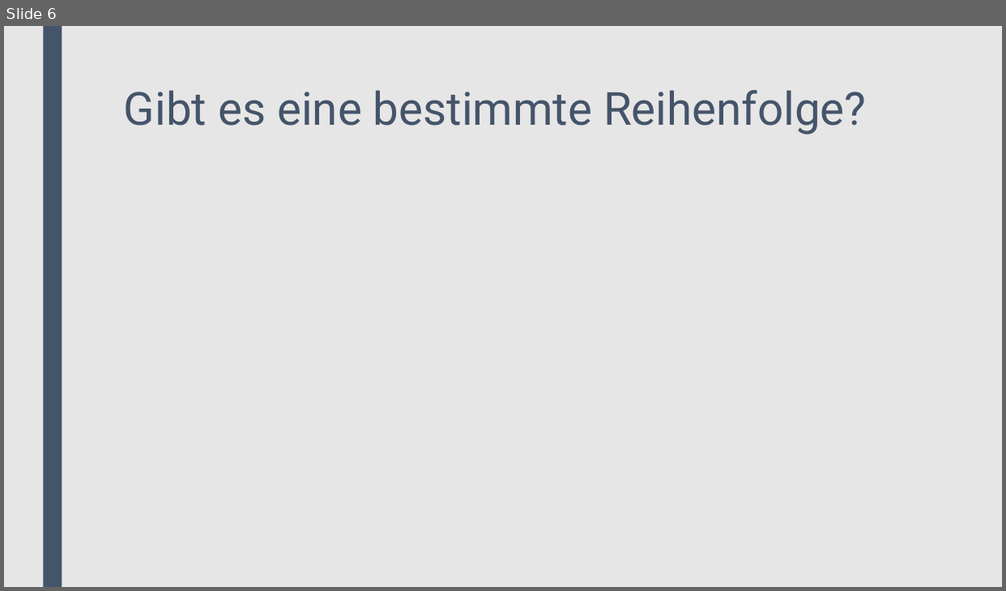
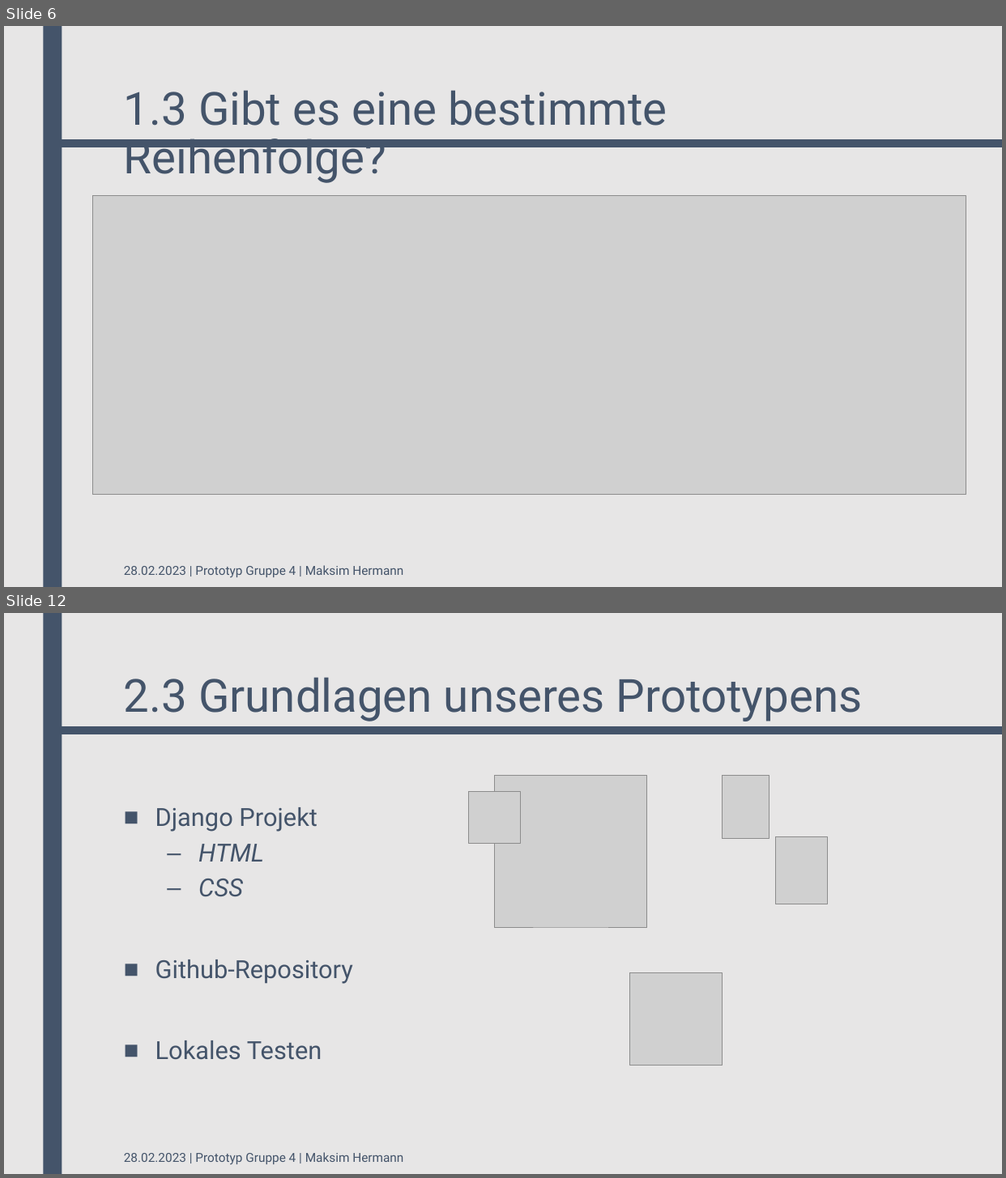
Before and after one commit to xannywise/StaffManagementTool, a slide deck: 02_Milensteine/Meilenstein III/Gruppe3_MeilensteinIII_Prototyp.pptx. Shown one above the other, each under a label of ours: slide 6 before the commit, slides 6 and 12 after it; the slides between them are not shown. The pictures are 1006x591 and 1006x1178 pixels, drawn with LibreOffice and Linux fonts; fonts in the diff are those of the drawing; grey boxes stand for pictures. Boxes give left, top, right and bottom in pixels: in the first picture for what was removed or moved away, otherwise in the second. Text is boxed around its words. In the diff, an @@ line names an element or a change of style, - is before the commit and + after.

Commit message:
Maksim - Meilenstein III update

```diff
--- a/02_Milensteine/Meilenstein III/Gruppe3_MeilensteinIII_Prototyp.pptx
+++ b/02_Milensteine/Meilenstein III/Gruppe3_MeilensteinIII_Prototyp.pptx
@@ slide 12 added at bbox=[4, 613, 1002, 1174], background #E7E6E6; not listed: 1 template element that a slide beside it also shows @@
@@ title added at bbox=[124, 677, 863, 722], 44 pt, text #44546A @@
+2.3 Grundlagen unseres Prototypens
@@ rectangle added at bbox=[57, 727, 1002, 734], fill #44546A, outline #44546A 2.75 pt @@
@@ picture added at bbox=[495, 776, 647, 927] @@
@@ picture added at bbox=[722, 776, 769, 839] @@
@@ picture added at bbox=[469, 792, 521, 844] @@
@@ text added at bbox=[155, 807, 353, 1060], 24 pt, text #44546A @@
+■ Django Projekt
+  – HTML
+  – CSS
+■ Github-Repository
+■ Lokales Testen
@@ picture added at bbox=[776, 837, 828, 904] @@
@@ picture added at bbox=[630, 973, 722, 1065] @@
@@ text added at bbox=[124, 1152, 403, 1165], 12 pt, text #44546A @@
+28.02.2023 | Prototyp Gruppe 4 | Maksim Hermann
@@ slide 6 changed as well @@
@@ title at bbox=[124, 90, 667, 183]: text changed @@
-Gibt es eine bestimmte Reihenfolge?
+1.3 Gibt es eine bestimmte Reihenfolge?
@@ rectangle added at bbox=[57, 140, 1002, 147], fill #44546A, outline #44546A 2.75 pt @@
@@ picture added at bbox=[92, 196, 965, 495] @@
@@ text added at bbox=[124, 565, 403, 578], 12 pt, text #44546A @@
+28.02.2023 | Prototyp Gruppe 4 | Maksim Hermann
```
Also in this commit, not shown: 8 other slides changed, 5 other slides added, 1 slide removed, 14 other files.
